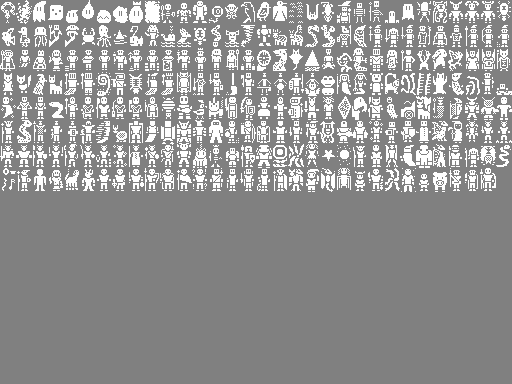
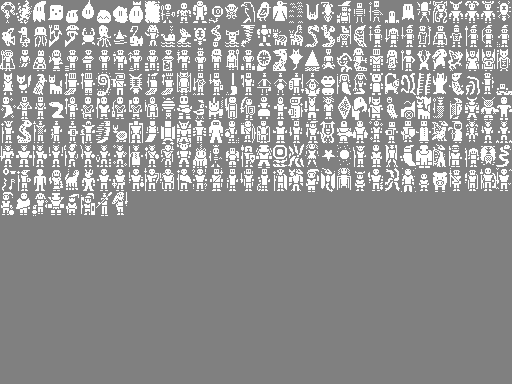
The second 512 x 384 image is a revision of the first. Changes to its layers:
painted on "Background" over <box>1,168,512,216</box>
